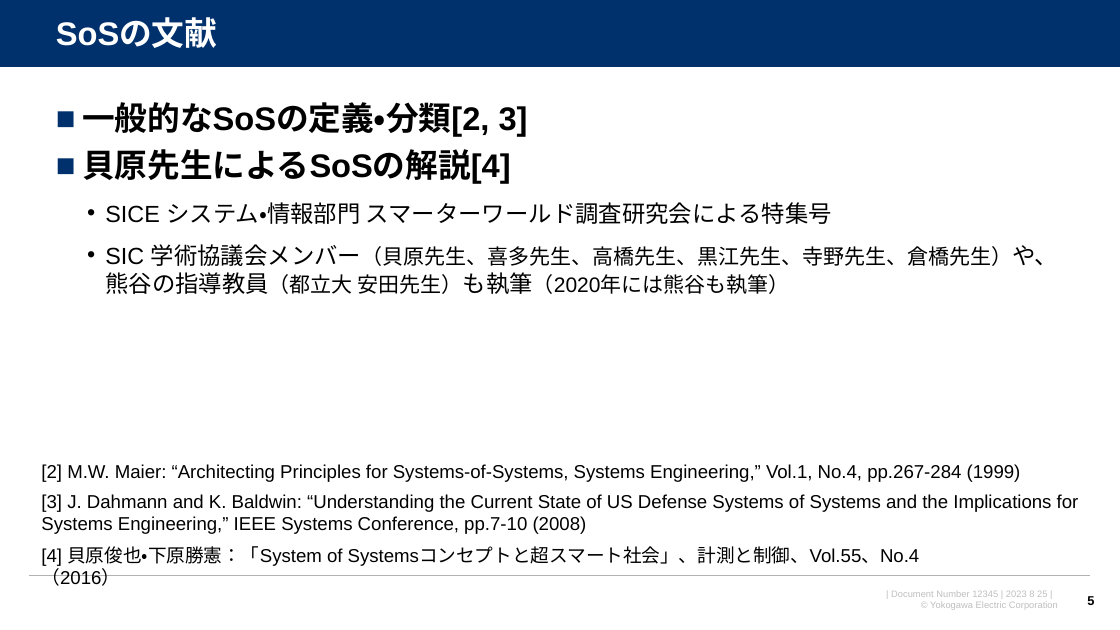
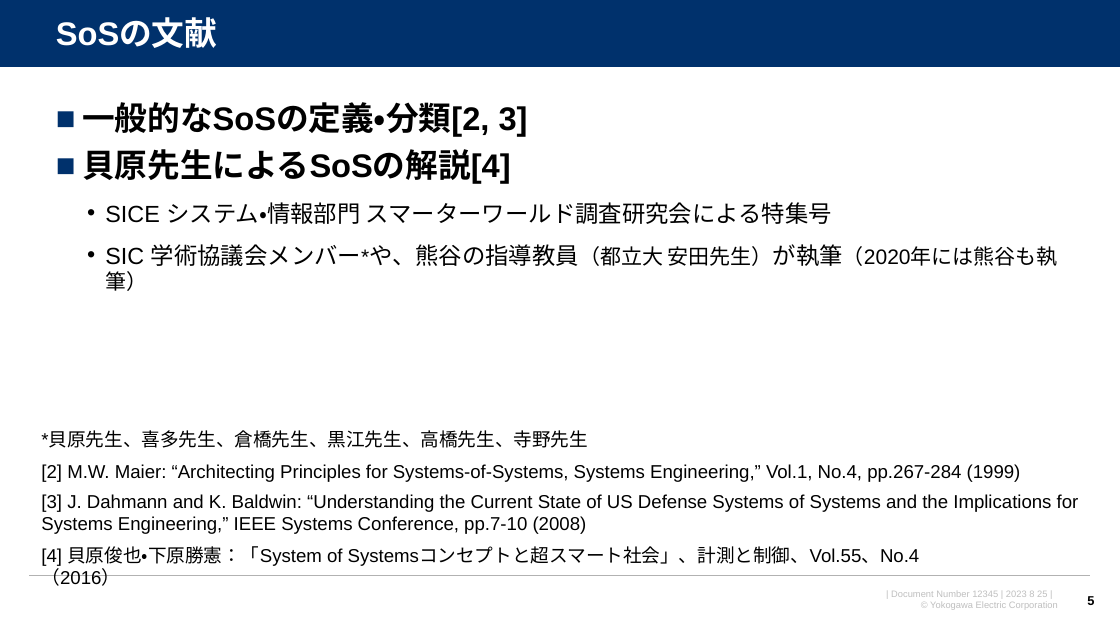
Before and after one commit to watarukumagai-git/opt, a slide deck: slide 5 of SoS/230825_SoS分科会第6回進め方のご相談_rev.0.pptx. Drawn at 1120x630 pixels with LibreOffice and Linux fonts; fonts in the diff are those of the drawing; background and template pictures are left out. Boxes give left, top, right and bottom in pixels: in the first picture for what was removed or moved away, otherwise in the second. Text is boxed around its words. In the diff, an @@ line names an element or a change of style, - is before the commit and + after.

```diff
--- a/SoS/230825_SoS分科会第6回進め方のご相談_rev.0.pptx
+++ b/SoS/230825_SoS分科会第6回進め方のご相談_rev.0.pptx
@@ text at bbox=[105, 244, 843, 266]: text changed; size 18 to 20 pt @@
-  • SIC 学術協議会メンバー（貝原先生、喜多先生、高橋先生、黒江先生、寺野先生、倉橋先生）や、熊谷の指導教員（都立大 安田先生）も執筆（2020年には熊谷も執筆）
+  • SIC 学術協議会メンバー*や、熊谷の指導教員（都立大 安田先生）が執筆（2020年には熊谷も執筆）
@@ text added at bbox=[41, 432, 588, 448], 16 pt, text #000000 @@
+*貝原先生、喜多先生、倉橋先生、黒江先生、高橋先生、寺野先生
```
Also in this commit, not shown: 2 other slides changed.
